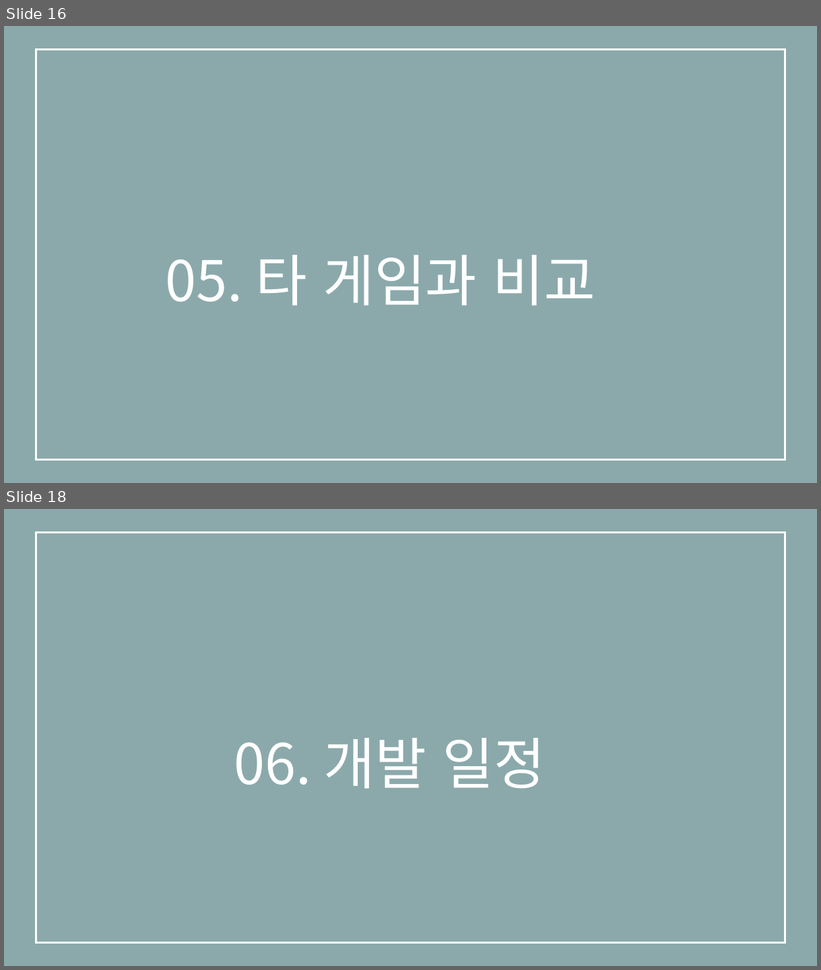
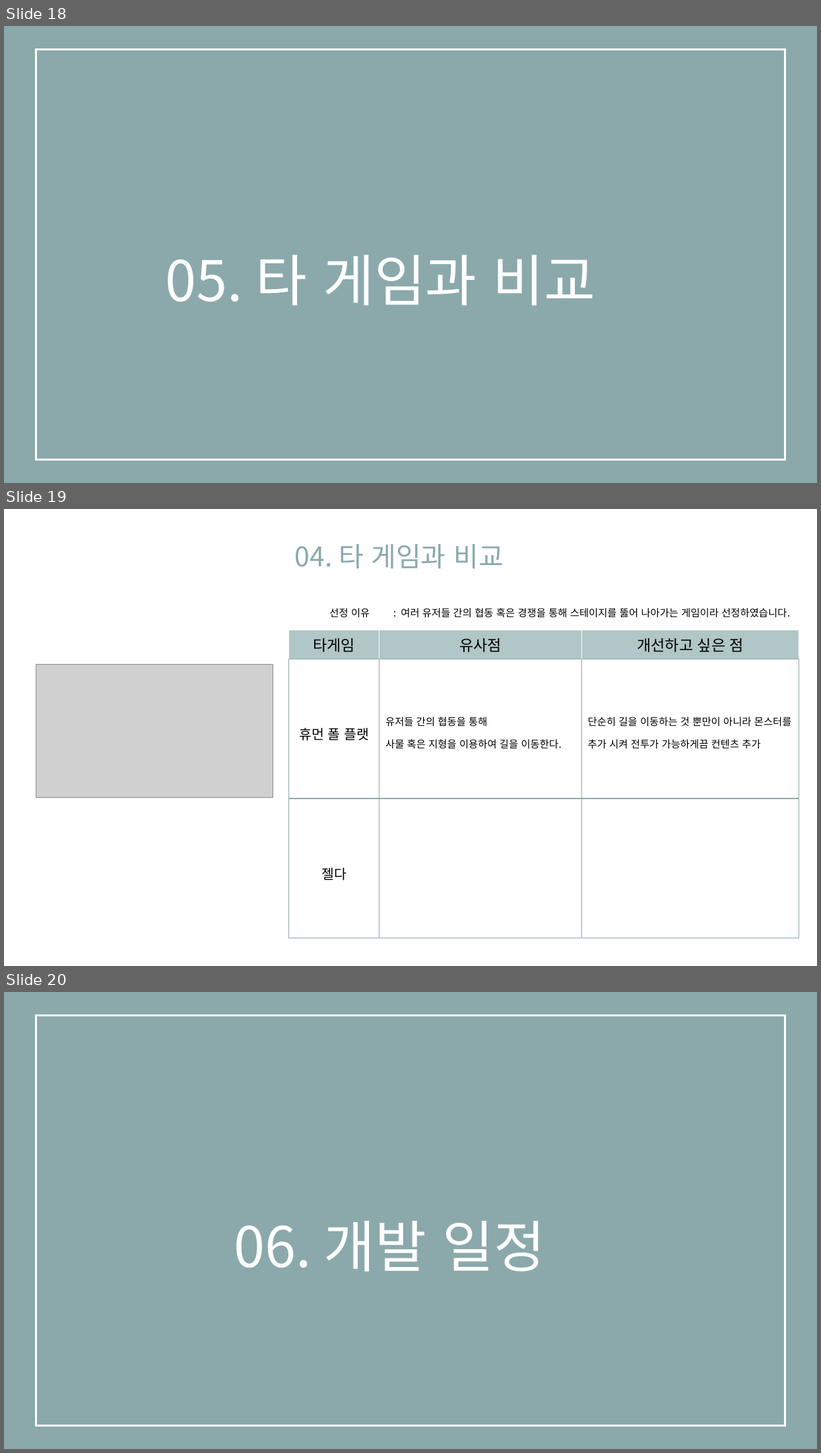
Before and after one commit to eunjiyun/Graduation_Work, a slide deck: Game_Design/2019184003 김 선아 장르 제안서.pptx. Shown one above the other, each under a label of ours: slides 16 and 18 before the commit, slides 18, 19 and 20 after it; the slides between them are not shown. The pictures are 821x970 and 821x1453 pixels, drawn with LibreOffice and Linux fonts; fonts in the diff are those of the drawing; grey boxes stand for pictures. Boxes give left, top, right and bottom in pixels: in the first picture for what was removed or moved away, otherwise in the second. Text is boxed around its words. In the diff, an @@ line names an element or a change of style, - is before the commit and + after.

```diff
--- a/Game_Design/2019184003 김 선아 장르 제안서.pptx
+++ b/Game_Design/2019184003 김 선아 장르 제안서.pptx
@@ slide 19 added at bbox=[4, 509, 817, 966], background #FFFFFF @@
@@ text added at bbox=[295, 544, 504, 568], 32 pt, text #8BA9AB @@
+04. 타 게임과 비교
@@ text added at bbox=[329, 608, 790, 618], 12 pt, text #000000 @@
+선정 이유 : 여러 유저들 간의 협동 혹은 경쟁을 통해 스테이지를 뚫어 나아가는 게임이라 선정하였습니다.
@@ table added at bbox=[289, 630, 799, 939], 3 rows, 3 columns @@
+타게임 | 유사점 | 개선하고 싶은 점
+휴먼 폴 플랫 | 유저들 간의 협동을 통해 / 사물 혹은 지형을 이용하여 길을 이동한다. | 단순히 길을 이동하는 것 뿐만이 아니라 몬스터를 추가 시켜 전투가 가능하게끔 컨텐츠 추가
+젤다 |  | 
@@ picture added at bbox=[36, 665, 273, 798] @@
@@ what was slide 16 is now slide 18 @@
@@ what was slide 18 is now slide 20 @@
```
Also in this commit, not shown: 3 slides changed, 3 other slides added, 2 slides removed.
